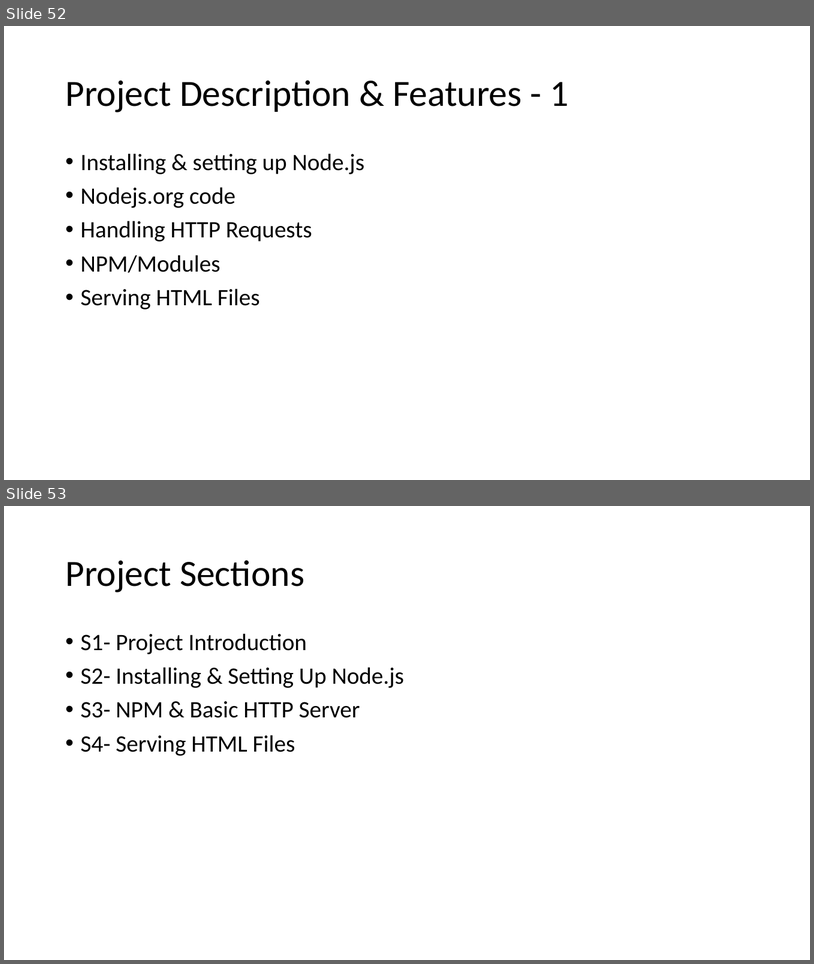
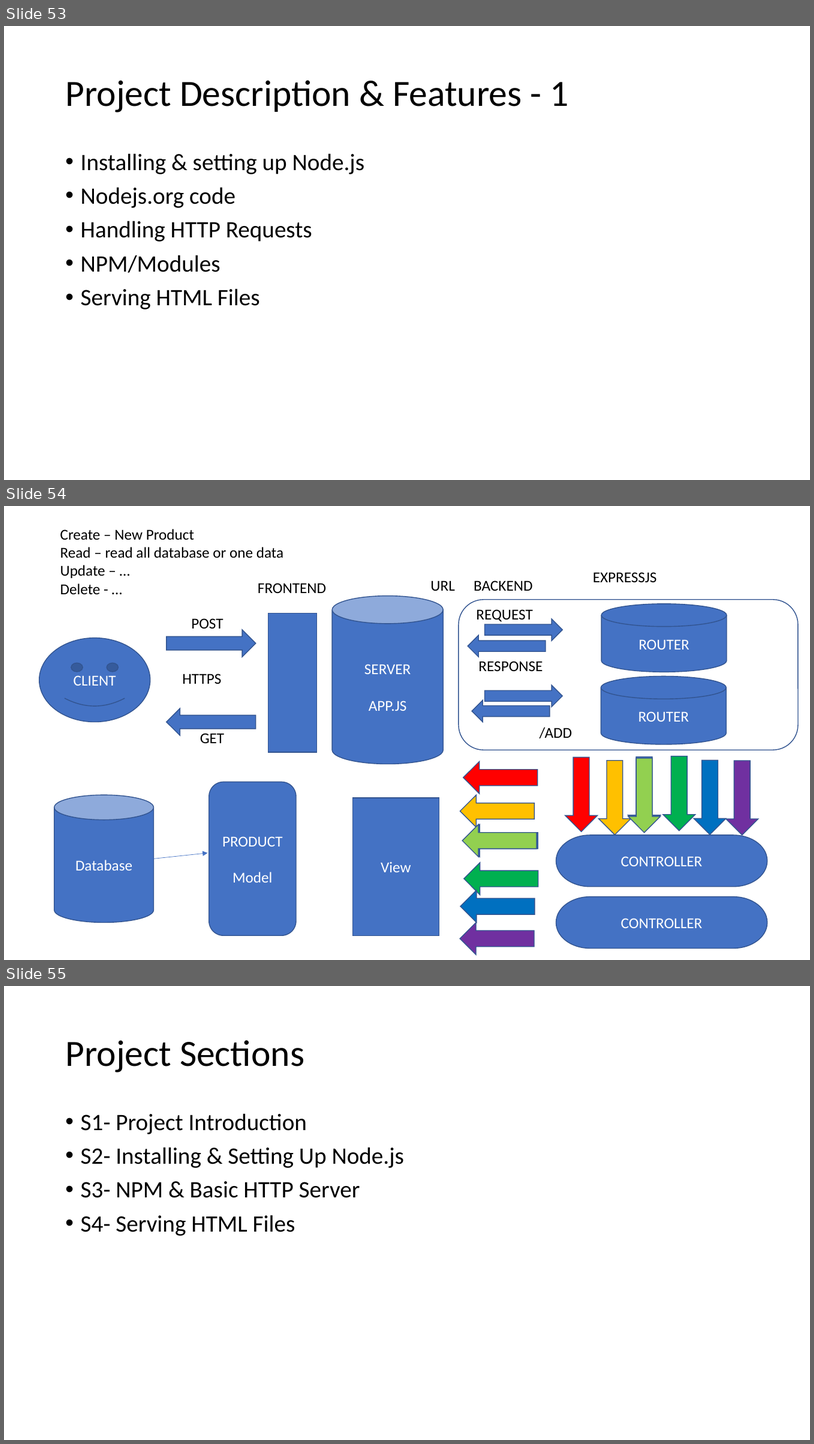
Before and after one commit to PiyushChaturvedii/batch03, a slide deck: What is Node.pptx. Shown one above the other, each under a label of ours: slides 52 and 53 before the commit, slides 53, 54 and 55 after it. The pictures are 814x964 and 814x1444 pixels, drawn with LibreOffice and Linux fonts; fonts in the diff are those of the drawing. Boxes give left, top, right and bottom in pixels: in the first picture for what was removed or moved away, otherwise in the second. Text is boxed around its words. In the diff, an @@ line names an element or a change of style, - is before the commit and + after.

Commit message:
"editing product" linked

```diff
--- a/What is Node.pptx
+++ b/What is Node.pptx
@@ slide 54 added at (4, 506, 810, 960), background #FFFFFF @@
@@ text added at (60, 529, 284, 594), 18 pt, text #000000 @@
+Create – New Product
+Read – read all database or one data
+Update – …
+Delete - …
@@ text added at (593, 572, 657, 582), 18 pt, text #000000 @@
+EXPRESSJS
@@ text added at (258, 583, 326, 593), 18 pt, text #000000 @@
+FRONTEND
@@ cylinder added at (332, 595, 444, 764), fill #4472C4, outline #325491 1 pt, 18 pt, text #FFFFFF @@
+SERVER
+APP.JS
@@ text added at (431, 580, 455, 591), 18 pt, text #000000 @@
+URL
@@ text added at (474, 580, 533, 591), 18 pt, text #000000 @@
+BACKEND
@@ rectangle added at (269, 613, 317, 752), fill #4472C4, outline #325491 1 pt @@
@@ rounded rectangle added at (459, 600, 799, 750), outline #325491 1 pt @@
@@ text added at (476, 609, 533, 622), 18 pt, text #000000 @@
+REQUEST
@@ cylinder added at (602, 604, 727, 672), fill #4472C4, outline #325491 1 pt, 18 pt, text #FFFFFF @@
+ROUTER
@@ right arrow added at (167, 630, 256, 657), fill #4472C4, outline #325491 1 pt @@
@@ text added at (191, 618, 223, 628), 18 pt, text #000000 @@
+POST
@@ right arrow added at (485, 619, 563, 641), fill #4472C4, outline #325491 1 pt @@
@@ smiley face added at (39, 638, 150, 722), fill #4472C4, outline #325491 1 pt, 18 pt, text #FFFFFF @@
+CLIENT
@@ right arrow added at (468, 635, 546, 657), fill #4472C4, outline #325491 1 pt @@
@@ text added at (479, 661, 543, 671), 18 pt, text #000000 @@
+RESPONSE
@@ text added at (182, 673, 221, 684), 18 pt, text #000000 @@
+HTTPS
@@ right arrow added at (485, 685, 563, 707), fill #4472C4, outline #325491 1 pt @@
@@ cylinder added at (602, 676, 727, 744), fill #4472C4, outline #325491 1 pt, 18 pt, text #FFFFFF @@
+ROUTER
@@ right arrow added at (472, 700, 550, 722), fill #4472C4, outline #325491 1 pt @@
@@ right arrow added at (167, 708, 256, 735), fill #4472C4, outline #325491 1 pt @@
@@ text added at (200, 733, 224, 743), 18 pt, text #000000 @@
+GET
@@ text added at (540, 727, 572, 738), 18 pt, text #000000 @@
+/ADD
@@ group added at (566, 756, 758, 835): 7 down arrows @@
@@ rounded rectangle added at (209, 782, 296, 936), fill #4472C4, outline #325491 1 pt, 18 pt, text #FFFFFF @@
+PRODUCT
+Model
@@ cylinder added at (54, 795, 153, 922), fill #4472C4, outline #325491 1 pt, 18 pt, text #FFFFFF @@
+Database
@@ rectangle added at (353, 798, 440, 935), fill #4472C4, outline #325491 1 pt, 18 pt, text #FFFFFF @@
+View
@@ pill shape added at (557, 835, 768, 886), fill #4472C4, outline #325491 1 pt, 18 pt, text #FFFFFF @@
+CONTROLLER
@@ arrow added from (154, 859) to (208, 853), #4472C4 0.5 pt @@
@@ pill shape added at (557, 896, 768, 948), fill #4472C4, outline #325491 1 pt, 18 pt, text #FFFFFF @@
+CONTROLLER
@@ group added at (460, 761, 539, 954): 7 down arrows @@
@@ what was slide 52 is now slide 53 @@
@@ what was slide 53 is now slide 55 @@
```
Also in this commit, not shown: 1 slide changed, 2 other slides added, 34 other files.
